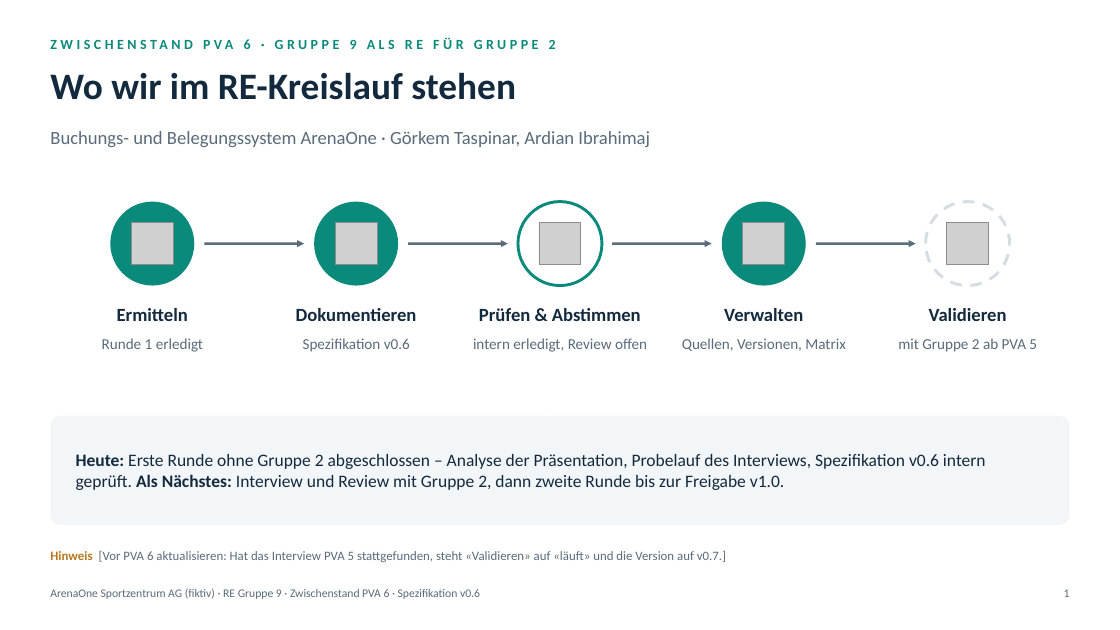
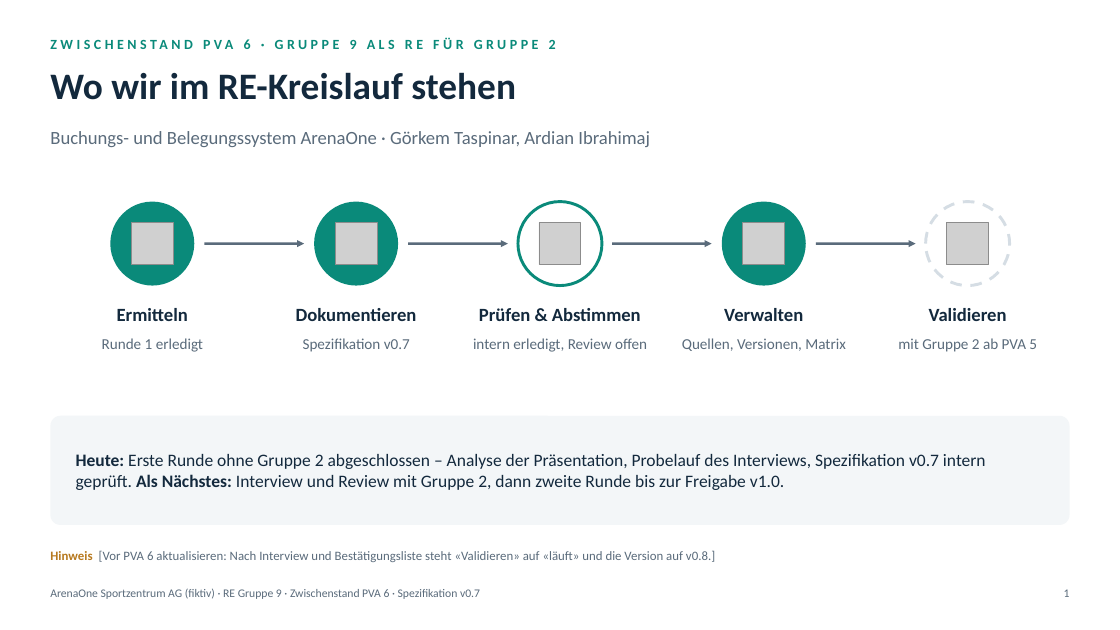
Before and after one commit to gotazlib/abgaben, a slide deck: slide 1 of requirements-engineering/re-arenaone/praesentation-pva9-10/RE_ArenaOne_Zwischenstand_PVA6.pptx. Drawn at 1120x630 pixels with LibreOffice and Linux fonts; fonts in the diff are those of the drawing; grey boxes stand for pictures. Boxes give left, top, right and bottom in pixels: in the first picture for what was removed or moved away, otherwise in the second. Text is boxed around its words. In the diff, an @@ line names an element or a change of style, - is before the commit and + after.

Commit message:
Requirements Engineering: ArenaOne Spezifikation v0.7 (Kernprozess ohne Self-Service), Leitfaden mit Muss-Fragen, Bestätigungsliste

```diff
--- a/requirements-engineering/re-arenaone/praesentation-pva9-10/RE_ArenaOne_Zwischenstand_PVA6.pptx
+++ b/requirements-engineering/re-arenaone/praesentation-pva9-10/RE_ArenaOne_Zwischenstand_PVA6.pptx
@@ text at [303, 338, 410, 352]: text changed @@
-Spezifikation v0.6
+Spezifikation v0.7
@@ text at [76, 454, 986, 490]: text changed @@
-Heute: Erste Runde ohne Gruppe 2 abgeschlossen – Analyse der Präsentation, Probelauf des Interviews, Spezifikation v0.6 intern geprüft. Als Nächstes: Interview und Review mit Gruppe 2, dann zweite Runde bis zur Freigabe v1.0.
+Heute: Erste Runde ohne Gruppe 2 abgeschlossen – Analyse der Präsentation, Probelauf des Interviews, Spezifikation v0.7 intern geprüft. Als Nächstes: Interview und Review mit Gruppe 2, dann zweite Runde bis zur Freigabe v1.0.
@@ text at [50, 550, 715, 562]: text changed @@
-Hinweis [Vor PVA 6 aktualisieren: Hat das Interview PVA 5 stattgefunden, steht «Validieren» auf «läuft» und die Version auf v0.7.]
+Hinweis [Vor PVA 6 aktualisieren: Nach Interview und Bestätigungsliste steht «Validieren» auf «läuft» und die Version auf v0.8.]
@@ text at [50, 588, 480, 599]: text changed @@
-ArenaOne Sportzentrum AG (fiktiv) · RE Gruppe 9 · Zwischenstand PVA 6 · Spezifikation v0.6
+ArenaOne Sportzentrum AG (fiktiv) · RE Gruppe 9 · Zwischenstand PVA 6 · Spezifikation v0.7
```
Also in this commit, not shown: 2 other slides changed, 44 other files.
